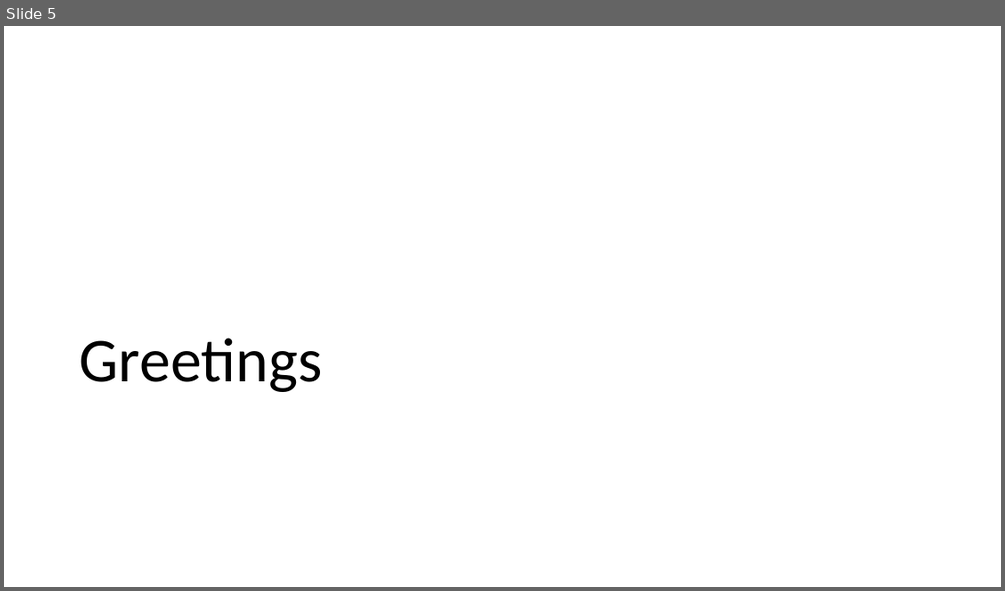
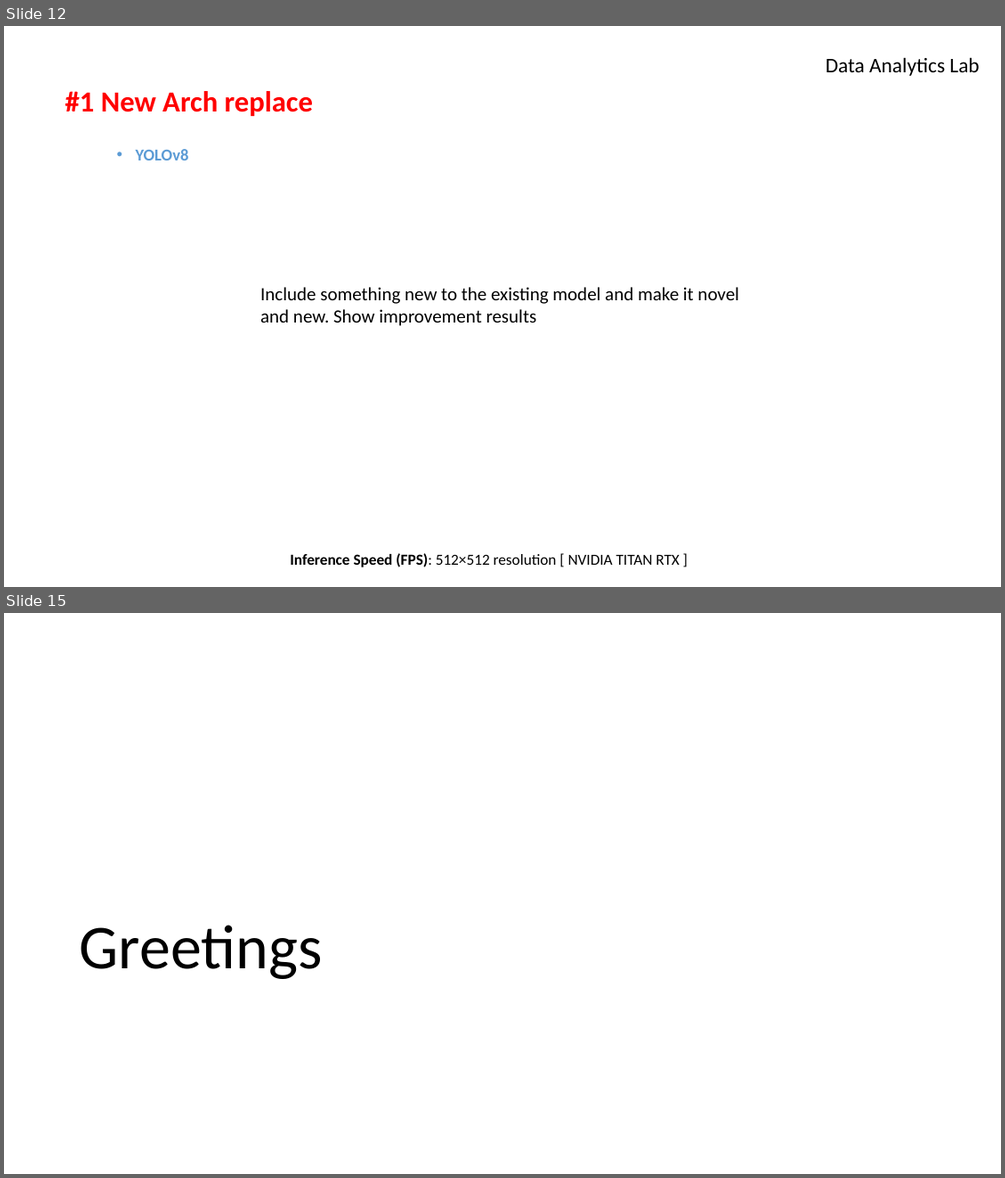
Before and after one commit to azimjaan21/ablation-yolov8m-seg-, a slide deck: experiment [17.07].pptx. Shown one above the other, each under a label of ours: slide 5 before the commit, slides 12 and 15 after it; the slides between them are not shown. The pictures are 1005x591 and 1005x1178 pixels, drawn with LibreOffice and Linux fonts; fonts in the diff are those of the drawing; background and template pictures are left out. Boxes give left, top, right and bottom in pixels: in the first picture for what was removed or moved away, otherwise in the second. Text is boxed around its words. In the diff, an @@ line names an element or a change of style, - is before the commit and + after.

```diff
--- a/experiment [17.07].pptx
+++ b/experiment [17.07].pptx
@@ slide 12 added at <box>4,26,1001,587</box>, background #FFFFFF @@
@@ text added at <box>825,57,979,76</box>, 20 pt, text #000000 @@
+Data Analytics Lab
@@ title added at <box>65,91,313,116</box>, 28 pt, text #FF0000, bold @@
+#1 New Arch replace
@@ text added at <box>136,149,189,160</box>, 16 pt, text #5B9BD5, bold @@
+• YOLOv8
@@ text added at <box>260,287,739,326</box>, 18 pt, text #000000 @@
+Include something new to the existing model and make it novel and new. Show improvement results
@@ text added at <box>290,553,680,567</box>, 14.8 pt, text #000000 @@
+Inference Speed (FPS): 512×512 resolution [ NVIDIA TITAN RTX ]
@@ what was slide 5 is now slide 15 @@
```
Also in this commit, not shown: 2 slides changed, 11 other slides added, 2 slides removed, 3 other files.
